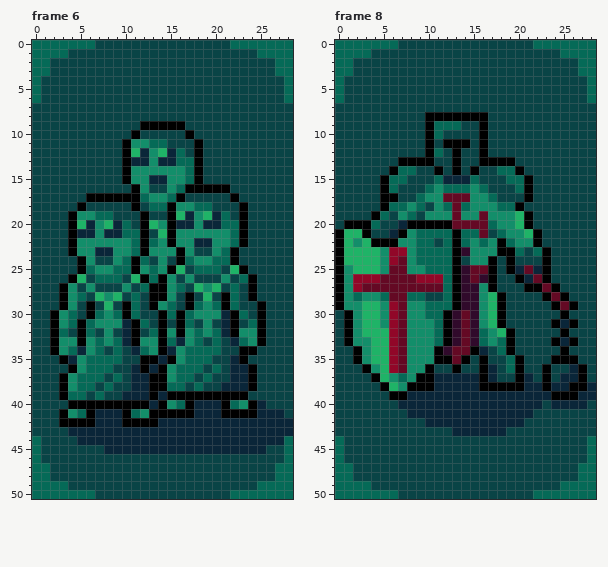
File history of a pixel-art file, Succubus/Sprites/EarthOpponents.aseprite. The picture above was drawn from the file before the commit.
29x51 pixels, 19 frames. Shown: frame 6, frame 8. The commit also changed other frames, which this record leaves out.
The result:
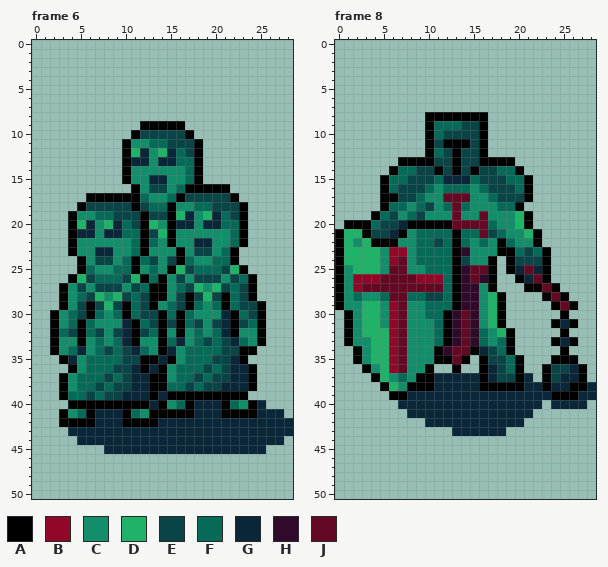
Palette (. is transparent): A #000000  B #910728  C #138e6a  D #1fb367  E #094446  F #056a57  G #0a2639  H #300a2b  J #640924
Message: Opponents earth assets Vampire hunter
Diff:
layer "Background" now hidden
Frame 6:
Colour E is removed in row 0 at x 7 to 21; in row 1 at x 4 to 24; in rows 2 to 3 at x 2 to 26; in rows 4 to 6 at x 1 to 27; in rows 7 to 8 at x 0 to 28; in row 9 at x 0 to 11 and 17 to 28.
Colour E is removed in row 10 at x 0 to 10 and 18 to 28; in rows 11 to 15 at x 0 to 9 and 19 to 28; in row 16 at x 0 to 10 and 22 to 28; in row 17 at x 0 to 5 and 23 to 28; in row 18 at x 0 to 4 and 24 to 28; in rows 19 to 22 at x 0 to 3 and 24 to 28.
Colour E is removed in row 23 at x 0 to 3 and 23 to 28; in row 24 at x 0 to 4 and 23 to 28; in row 25 at x 0 to 4 and 24 to 28; in row 26 at x 0 to 3 and 25 to 28; in rows 27 to 28 at x 0 to 2 and 25 to 28; in row 29 at x 0 to 2 and 26 to 28.
Colour E is removed in rows 30 to 33 at x 0 to 1 and 26 to 28; in row 34 at x 0 to 1 and 25 to 28; in row 35 at x 0 to 2 and 24 to 28; in row 36 at x 0 to 3 and 25 to 28; in rows 37 to 38 at x 0 to 2 and 25 to 28; in row 39 at x 0 to 2 and 24 to 28.
Colour E is removed in row 40 at x 0 to 3 and 26 to 28; in row 41 at x 0 to 2 and 28; in row 42 at x 0 to 2; in row 43 at x 0 to 3; in row 44 at x 1 to 4; in row 45 at x 1 to 7 and 26 to 27.
Colour E is removed in row 46 at x 1 to 27; in rows 47 to 48 at x 2 to 26; in row 49 at x 4 to 24; in row 50 at x 7 to 21.
Colour F is removed in row 0 at x 0 to 6 and 22 to 28; in row 1 at x 0 to 3 and 25 to 28; in rows 2 to 3 at x 0 to 1 and 27 to 28; in rows 4 to 6 at x 0 and 28; in rows 44 to 46 at x 0 and 28; in rows 47 to 48 at x 0 to 1 and 27 to 28.
Colour F is removed in row 49 at x 0 to 3 and 25 to 28; in row 50 at x 0 to 6 and 22 to 28.
Frame 8:
Colour E is removed in row 0 at x 7 to 21; in row 1 at x 4 to 24; in rows 2 to 3 at x 2 to 26; in rows 4 to 6 at x 1 to 27; in row 7 at x 0 to 28; in rows 8 to 12 at x 0 to 9 and 17 to 28.
Colour E is removed in row 13 at x 0 to 6 and 20 to 28; in row 14 at x 0 to 5 and 21 to 28; in rows 15 to 17 at x 0 to 4 and 22 to 28; in row 18 at x 0 to 4 and 21 to 28; in row 19 at x 0 to 3 and 22 to 28; in row 20 at x 0 and 22 to 28.
Colour E is removed in rows 21 to 22 at x 23 to 28; in row 23 at x 24 to 28; in rows 24 to 25 at x 18 and 24 to 28; in row 26 at x 18 to 19 and 24 to 28; in row 27 at x 18 to 20 and 25 to 28; in row 28 at x 19 to 22 and 26 to 28.
Colour E is removed in row 29 at x 19 to 23 and 27 to 28; in row 30 at x 0, 19 to 24 and 26 to 28; in row 31 at x 0, 19 to 23 and 27 to 28; in row 32 at x 0, 20 to 24 and 26 to 28; in row 33 at x 0, 20 to 23 and 27 to 28; in row 34 at x 0 to 1, 20 to 24 and 26 to 28.
Colour E is removed in row 35 at x 0 to 1, 15, 21 to 23 and 27 to 28; in row 36 at x 0 to 2, 11 to 12, 14 to 15, 21 to 22 and 28; in row 37 at x 0 to 3, 22 and 28; in row 38 at x 0 to 4; in row 39 at x 0 to 5; in row 40 at x 0 to 6, 23 and 28.
Colour E is removed in row 41 at x 0 to 7 and 22 to 28; in row 42 at x 0 to 9 and 21 to 28; in row 43 at x 0 to 12 and 19 to 28; in rows 44 to 46 at x 1 to 27; in rows 47 to 48 at x 2 to 26; in row 49 at x 4 to 24.
Colour E is removed in row 50 at x 7 to 21.
Colour F is removed in row 0 at x 0 to 6 and 22 to 28; in row 1 at x 0 to 3 and 25 to 28; in rows 2 to 3 at x 0 to 1 and 27 to 28; in rows 4 to 6 at x 0 and 28; in rows 44 to 46 at x 0 and 28; in rows 47 to 48 at x 0 to 1 and 27 to 28.
Colour F is removed in row 49 at x 0 to 3 and 25 to 28; in row 50 at x 0 to 6 and 22 to 28.
Where, in picture pixels (left, top, right, bottom), the same in both pictures:
erased: (32, 40, 293, 499)
erased: (335, 40, 596, 499)
